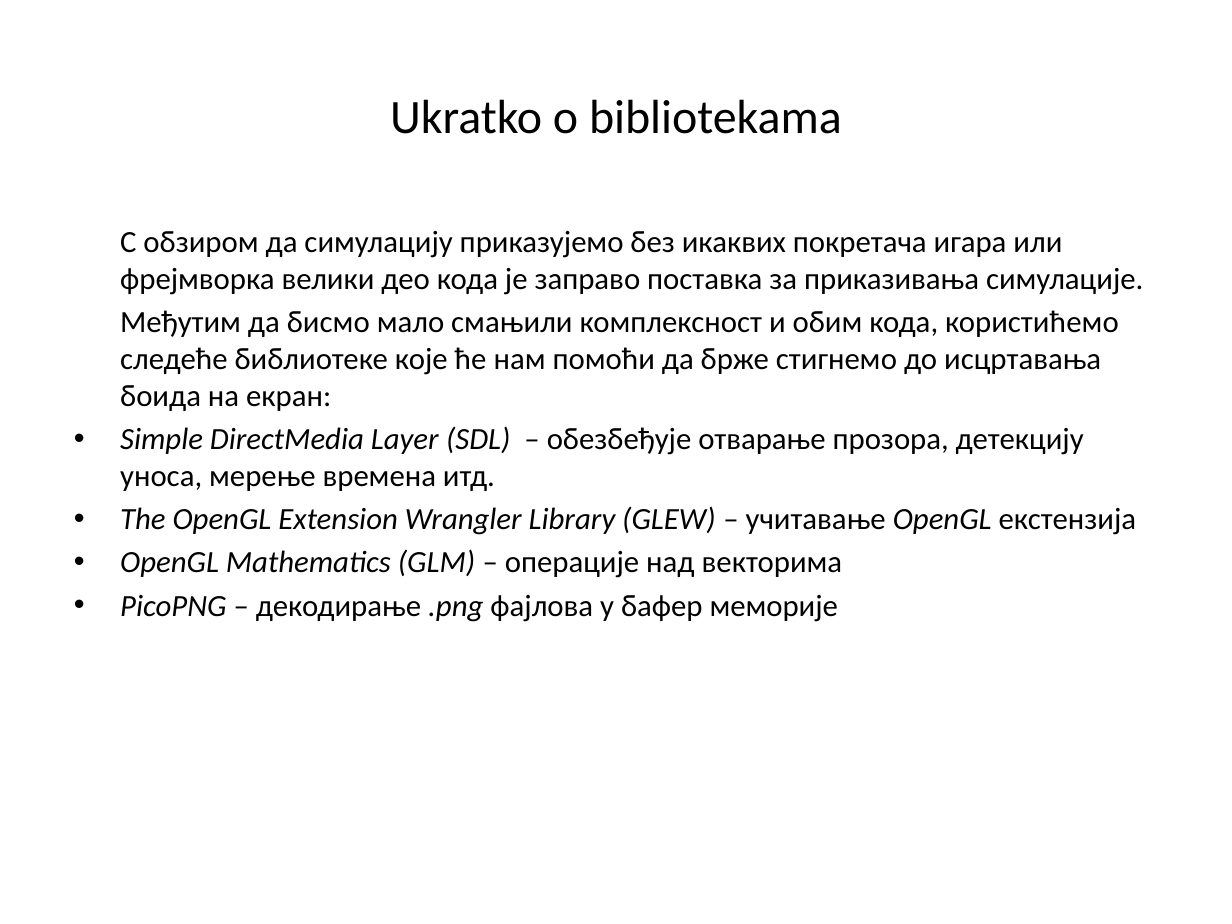
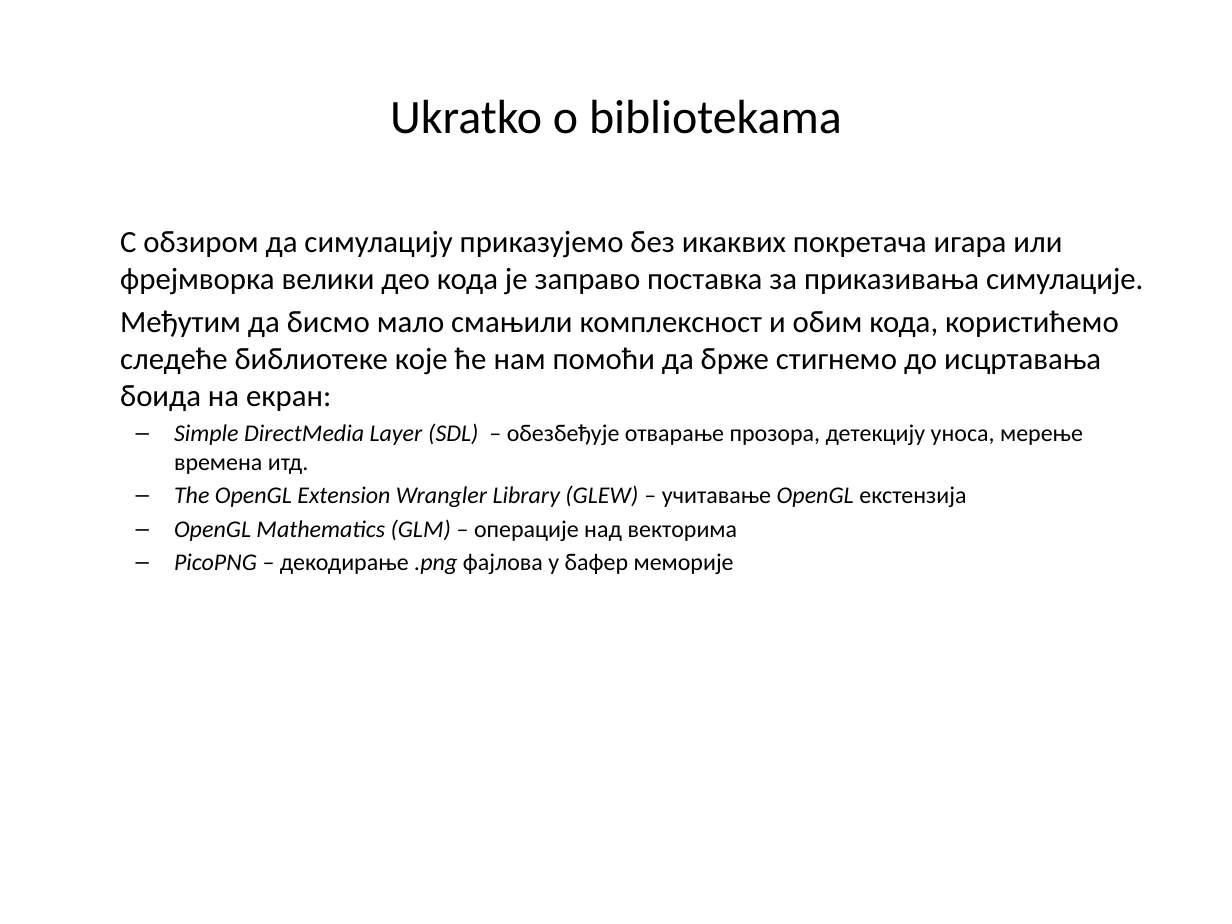
Before and after one commit to dusanfpwn97/Mag2, a slide deck: slide 4 of Zavrsni rad Dusan Fajler.pptx. Drawn at 1232x924 pixels with LibreOffice and Linux fonts; fonts in the diff are those of the drawing. Boxes give left, top, right and bottom in pixels: in the first picture for what was removed or moved away, otherwise in the second. Text is boxed around its words. In the diff, an @@ line names an element or a change of style, - is before the commit and + after.

```diff
--- a/Zavrsni rad Dusan Fajler.pptx
+++ b/Zavrsni rad Dusan Fajler.pptx
@@ text at (174, 423, 1083, 574): size 18 to 14 pt in "Simple DirectMedia Layer (SDL) – обезбеђује отварање ...", "The OpenGL Extension Wrangler Library (GLEW) – ...", "OpenGL Mathematics (GLM) – операције над векторима", "PicoPNG – декодирање .png фајлова у бафер ..."; bullet • to –; list level 1 to 2 in "Simple DirectMedia Layer (SDL) – ..."; list level 1 to 2 in "The OpenGL Extension Wrangler Library ..."; list level 1 to 2 in "OpenGL Mathematics (GLM) – операције ..."; list level 1 to 2 in "PicoPNG – декодирање .png фајлова ..." @@
```
Also in this commit, not shown: 1 other slide changed, 1 other file.
